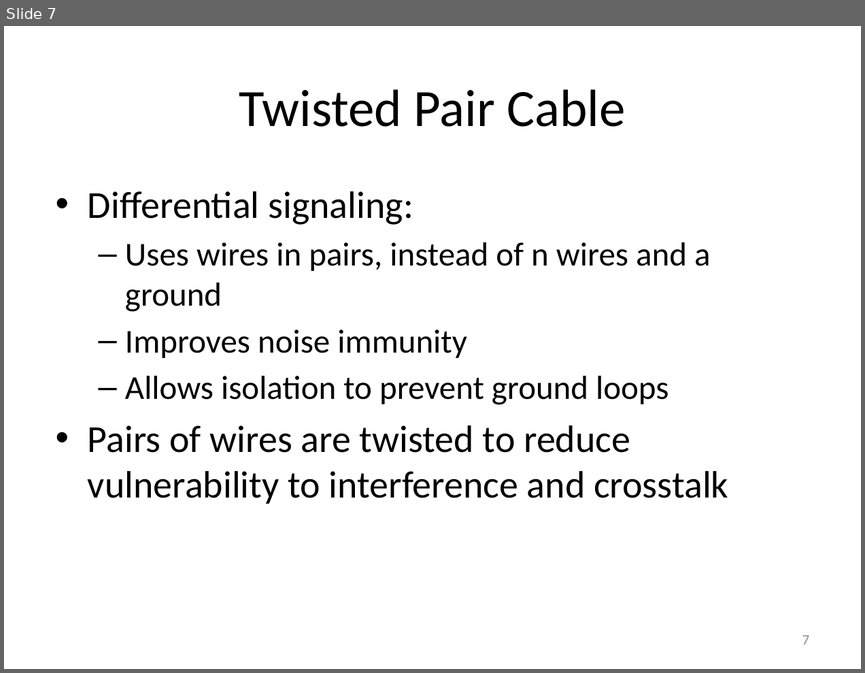
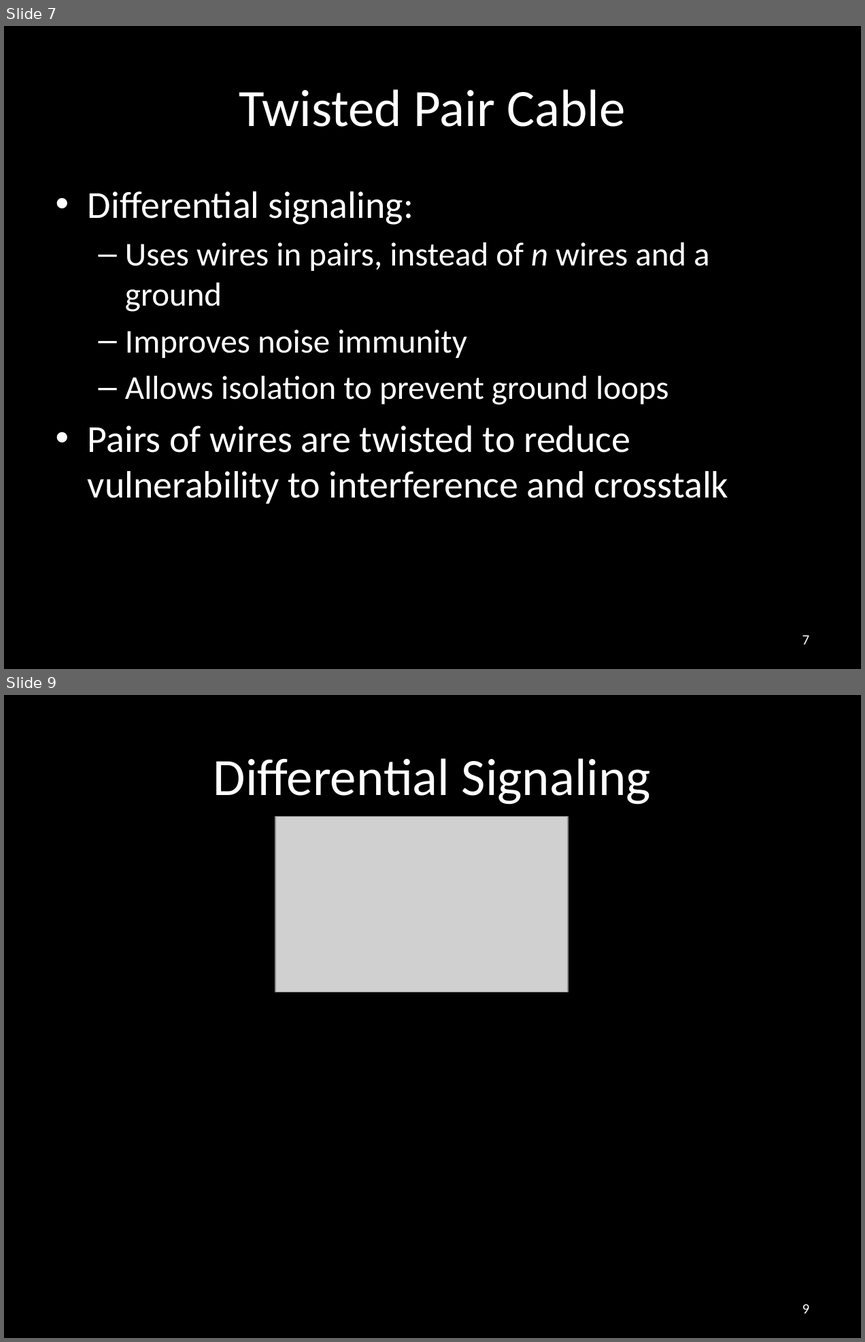
Before and after one commit to carlosgj/FRC-Training, a slide deck: Networking Basics.pptx. Shown one above the other, each under a label of ours: slide 7 before the commit, slides 7 and 9 after it; the slides between them are not shown. The pictures are 865x673 and 865x1342 pixels, drawn with LibreOffice and Linux fonts; fonts in the diff are those of the drawing; grey boxes stand for pictures; background and template pictures are left out. Boxes give left, top, right and bottom in pixels: in the first picture for what was removed or moved away, otherwise in the second. Text is boxed around its words. In the diff, an @@ line names an element or a change of style, - is before the commit and + after.

```diff
--- a/Networking Basics.pptx
+++ b/Networking Basics.pptx
@@ slide 9 added at [4, 695, 861, 1338], background #000000 @@
@@ title added at [213, 758, 651, 804], 44 pt, text #FFFFFF @@
+Differential Signaling
@@ picture added at [275, 817, 568, 992] @@
@@ page number added at [802, 1304, 810, 1313], 12 pt, text #FFFFFF @@
+9
@@ slide 7 changed as well @@
@@ background #FFFFFF to #000000 @@
@@ title "Twisted Pair Cable" at [239, 89, 625, 127]: text colour #000000 to #FFFFFF @@
@@ text "Differential signaling:" at [88, 191, 728, 503]: text colour #000000 to #FFFFFF; italic on in "n" @@
@@ page number at [802, 635, 810, 644]: text colour #8C8C8C to #FFFFFF @@
```
Also in this commit, not shown: 62 other slides changed, 1 other slide added, 1 other file.
